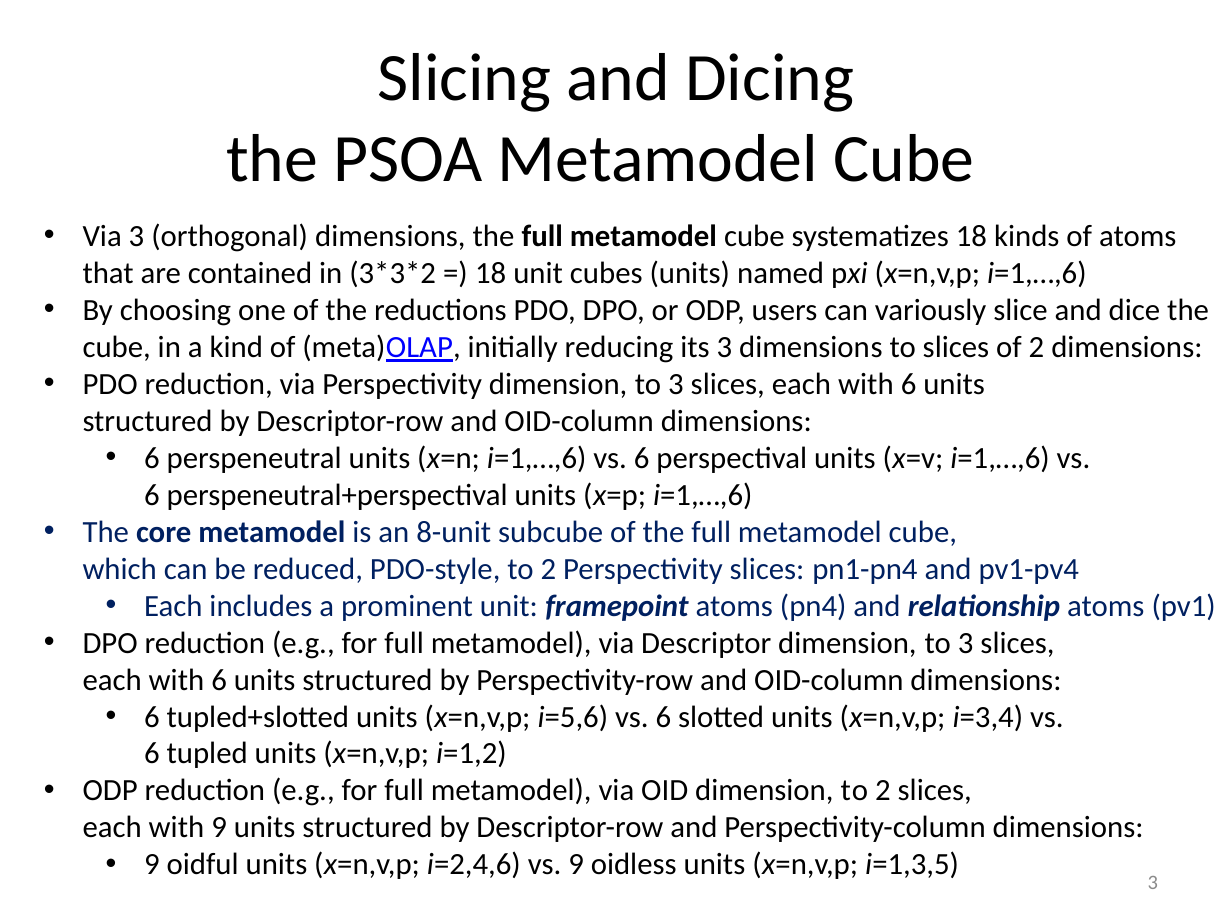
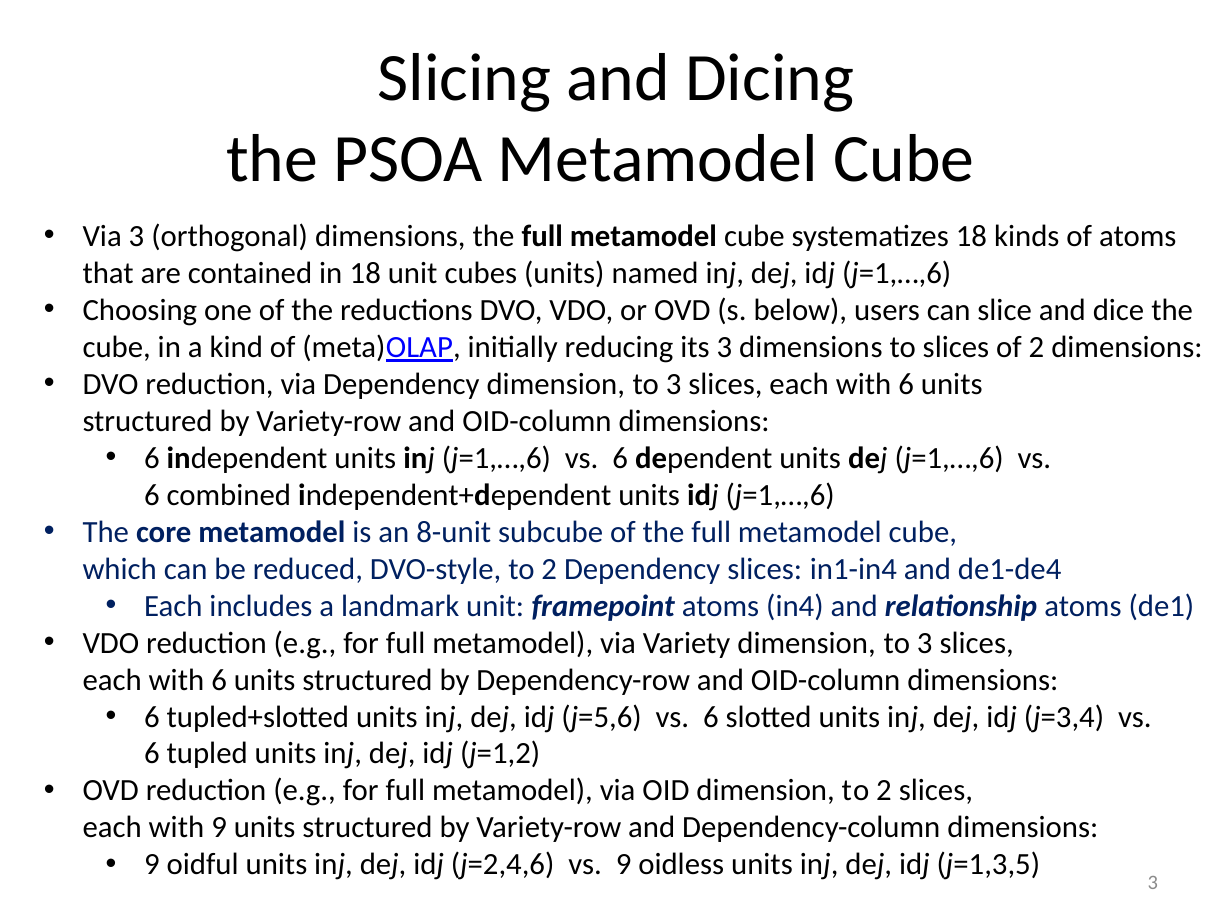
Before and after one commit to RuleML/ruleml-website, a slide deck: slide 3 of talks/PSOAMetamodelGrailogWedding.pptx. Drawn at 1232x924 pixels with LibreOffice and Linux fonts; fonts in the diff are those of the drawing. Boxes give left, top, right and bottom in pixels: in the first picture for what was removed or moved away, otherwise in the second. Text is boxed around its words. In the diff, an @@ line names an element or a change of style, - is before the commit and + after.

```diff
--- a/talks/PSOAMetamodelGrailogWedding.pptx
+++ b/talks/PSOAMetamodelGrailogWedding.pptx
@@ text at [83, 223, 1202, 889]: text changed @@
-• Via 3 (orthogonal) dimensions, the full metamodel cube systematizes 18 kinds of atoms
-  that are contained in (3*3*2 =) 18 unit cubes (units) named pxi (x=n,v,p; i=1,…,6)
-• By choosing one of the reductions PDO, DPO, or ODP, users can variously slice and dice the
-  cube, in a kind of (meta)OLAP, initially reducing its 3 dimensions to slices of 2 dimensions:
-• PDO reduction, via Perspectivity dimension, to 3 slices, each with 6 units
-  structured by Descriptor-row and OID-column dimensions:
-  • 6 perspeneutral units (x=n; i=1,…,6) vs. 6 perspectival units (x=v; i=1,…,6) vs.
-    6 perspeneutral+perspectival units (x=p; i=1,…,6)
-• The core metamodel is an 8-unit subcube of the full metamodel cube,
-  which can be reduced, PDO-style, to 2 Perspectivity slices: pn1-pn4 and pv1-pv4
-  • Each includes a prominent unit: framepoint atoms (pn4) and relationship atoms (pv1)
-• DPO reduction (e.g., for full metamodel), via Descriptor dimension, to 3 slices,
-  each with 6 units structured by Perspectivity-row and OID-column dimensions:
-  • 6 tupled+slotted units (x=n,v,p; i=5,6) vs. 6 slotted units (x=n,v,p; i=3,4) vs.
-    6 tupled units (x=n,v,p; i=1,2)
-• ODP reduction (e.g., for full metamodel), via OID dimension, to 2 slices,
-  each with 9 units structured by Descriptor-row and Perspectivity-column dimensions:
-  • 9 oidful units (x=n,v,p; i=2,4,6) vs. 9 oidless units (x=n,v,p; i=1,3,5)
+• Via 3 (orthogonal) dimensions, the full metamodel cube systematizes 18 kinds of atoms
+  that are contained in 18 unit cubes (units) named inj, dej, idj (j=1,…,6)
+• Choosing one of the reductions DVO, VDO, or OVD (s. below), users can slice and dice the
+  cube, in a kind of (meta)OLAP, initially reducing its 3 dimensions to slices of 2 dimensions:
+• DVO reduction, via Dependency dimension, to 3 slices, each with 6 units
+  structured by Variety-row and OID-column dimensions:
+  • 6 independent units inj (j=1,…,6) vs. 6 dependent units dej (j=1,…,6) vs.
+    6 combined independent+dependent units idj (j=1,…,6)
+• The core metamodel is an 8-unit subcube of the full metamodel cube,
+  which can be reduced, DVO-style, to 2 Dependency slices: in1-in4 and de1-de4
+  • Each includes a landmark unit: framepoint atoms (in4) and relationship atoms (de1)
+• VDO reduction (e.g., for full metamodel), via Variety dimension, to 3 slices,
+  each with 6 units structured by Dependency-row and OID-column dimensions:
+  • 6 tupled+slotted units inj, dej, idj (j=5,6) vs. 6 slotted units inj, dej, idj (j=3,4) vs.
+    6 tupled units inj, dej, idj (j=1,2)
+• OVD reduction (e.g., for full metamodel), via OID dimension, to 2 slices,
+  each with 9 units structured by Variety-row and Dependency-column dimensions:
+  • 9 oidful units inj, dej, idj (j=2,4,6) vs. 9 oidless units inj, dej, idj (j=1,3,5)
```
Also in this commit, not shown: 15 other slides changed, 1 other file.
